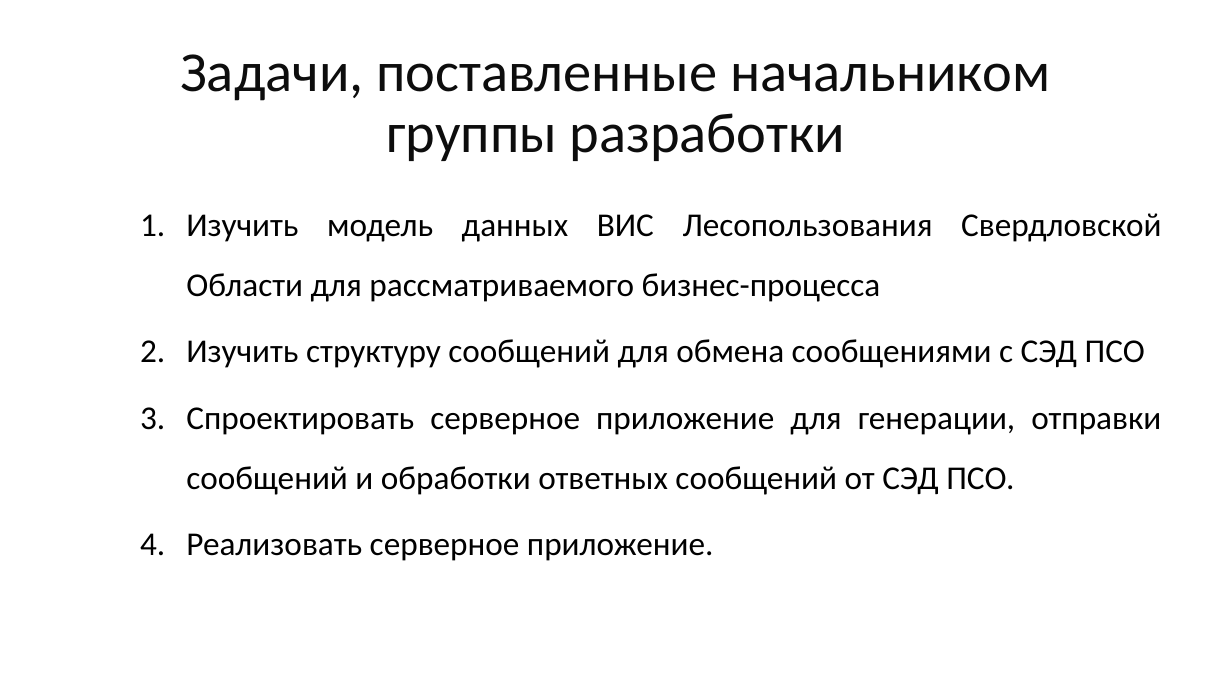
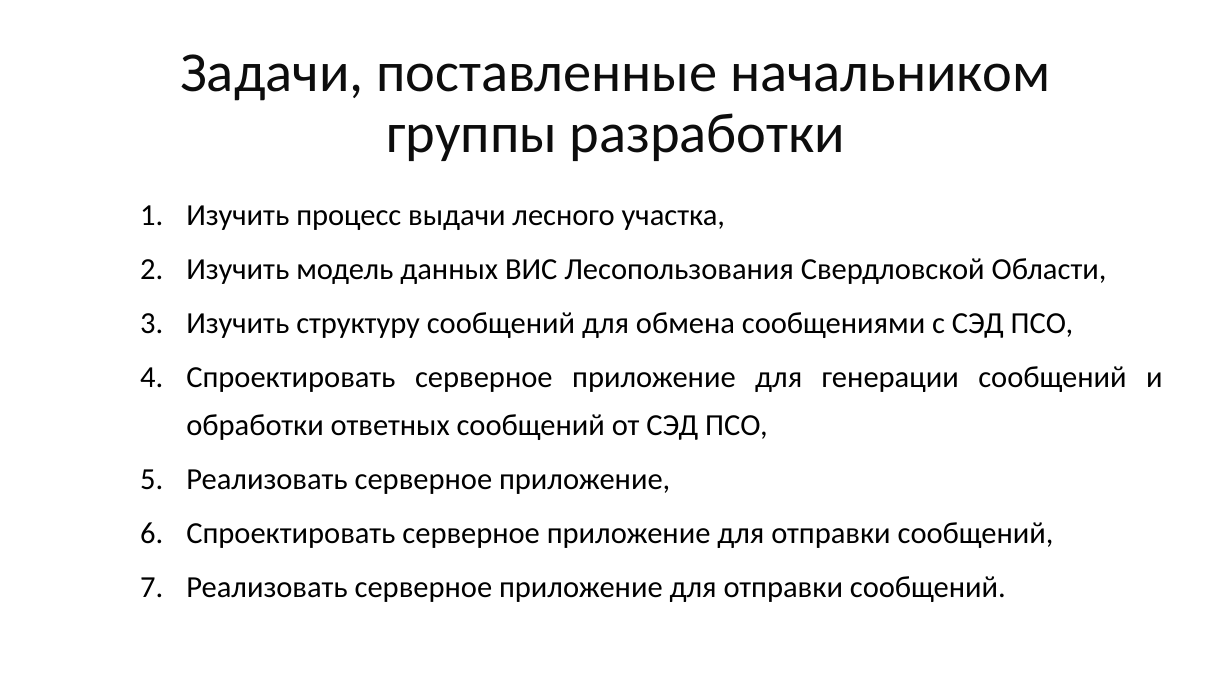
Before and after one commit to mcdodik20008/docs, a slide deck: slide 11 of база-знаний/Презентация.pptx (slide 12 before the commit). Drawn at 1232x693 pixels with LibreOffice and Linux fonts; fonts in the diff are those of the drawing. Boxes give left, top, right and bottom in pixels: in the first picture for what was removed or moved away, otherwise in the second. Text is boxed around its words. In the diff, an @@ line names an element or a change of style, - is before the commit and + after.

```diff
--- a/база-знаний/Презентация.pptx
+++ b/база-знаний/Презентация.pptx
@@ text at <box>186,205,1163,602</box>: text changed; size 25.9 to 23.8 pt @@
-  1. Изучить модель данных ВИС Лесопользования Свердловской Области для рассматриваемого бизнес-процесса
-  2. Изучить структуру сообщений для обмена сообщениями с СЭД ПСО
-  3. Спроектировать серверное приложение для генерации, отправки сообщений и обработки ответных сообщений от СЭД ПСО.
-  4. Реализовать серверное приложение.
+  1. Изучить процесс выдачи лесного участка,
+  2. Изучить модель данных ВИС Лесопользования Свердловской Области,
+  3. Изучить структуру сообщений для обмена сообщениями с СЭД ПСО,
+  4. Спроектировать серверное приложение для генерации сообщений и обработки ответных сообщений от СЭД ПСО,
+  5. Реализовать серверное приложение,
+  6. Спроектировать серверное приложение для отправки сообщений,
+  7. Реализовать серверное приложение для отправки сообщений.
```
Also in this commit, not shown: 5 other slides changed, 1 slide removed, 2 other files.
